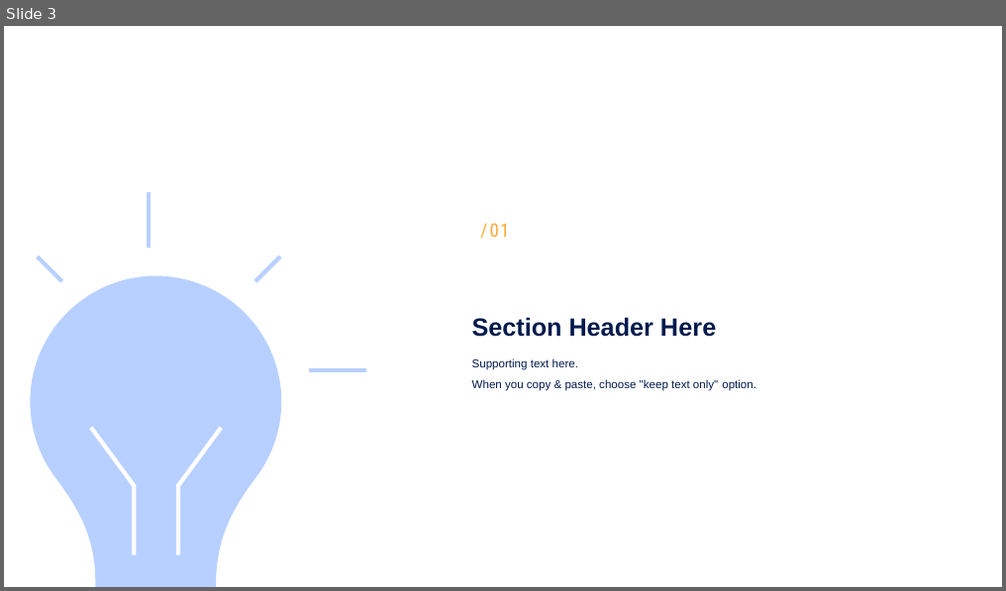
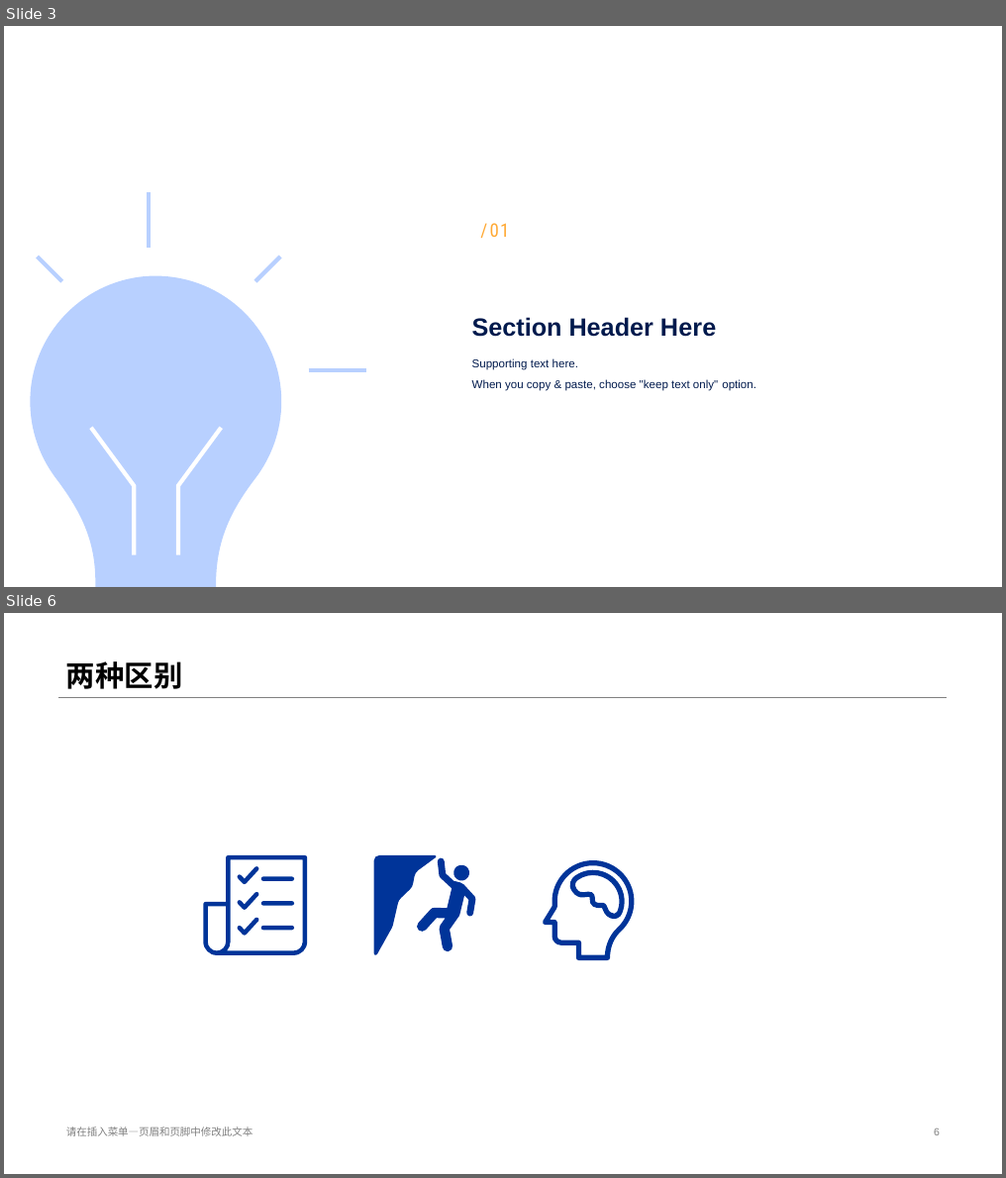
Before and after one commit to zyao197/zyao197.github.io, a slide deck: Mindset.pptx. Shown one above the other, each under a label of ours: slide 3 before the commit, slides 3 and 6 after it; the slides between them are not shown. The pictures are 1006x591 and 1006x1178 pixels, drawn with LibreOffice and Linux fonts; fonts in the diff are those of the drawing. Boxes give left, top, right and bottom in pixels: in the first picture for what was removed or moved away, otherwise in the second. Text is boxed around its words. In the diff, an @@ line names an element or a change of style, - is before the commit and + after.

```diff
--- a/Mindset.pptx
+++ b/Mindset.pptx
@@ slide 6 added at bbox=[4, 613, 1002, 1174], background #FFFFFF @@
@@ title added at bbox=[66, 662, 182, 689], 28 pt, text #000000, bold @@
+两种区别
@@ line added from (58, 697) to (947, 697), #808080 0.25 pt @@
@@ freeform shape added at bbox=[203, 856, 307, 956], fill #003499 @@
@@ freeform shape added at bbox=[374, 856, 475, 956], fill #003499 @@
@@ freeform shape added at bbox=[543, 861, 635, 961], fill #003499 @@
@@ text added at bbox=[66, 1127, 252, 1137], 10 pt, text #808080 @@
+请在插入菜单—页眉和页脚中修改此文本
@@ page number added at bbox=[934, 1129, 940, 1136], 10 pt, text #808080 @@
+6
```
Also in this commit, not shown: 6 slides changed, 2 other slides added, 6 other files.
